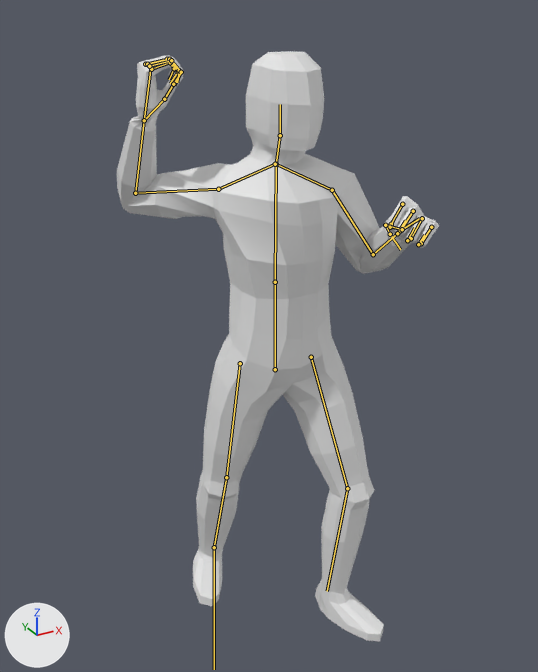
The glTF model assets/glb/humanoid/Humanoid.glb: old version first, new version second.
Before and after are seen from a 50 mm lens placed at (-0.985, -1.721, 1.858), pointed at (-0.017, 0.038, 0.978). Lighting does not change. The marker at lower left points along +X, +Y and +Z. The picture after the commit comes second. Both versions are drawn at frame 0 of the action 'SwingAttack'; the numbers are the values there. The bones that change, and the others that lie on the model, are drawn over the model as lines.

Names of what the first picture shows: 'Mang'.
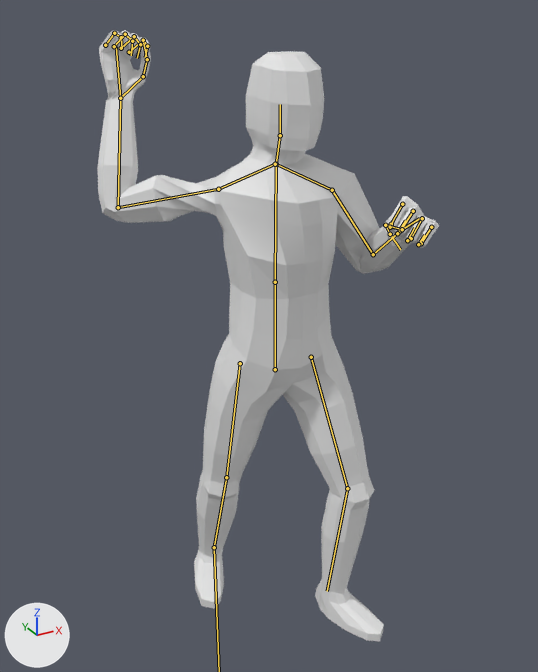
Where the change shows, as pixel boxes (x1, y1, x2, y2) in the pictures (538 x 672 px):
'Mang', posed (6% wider): before (117, 51, 439, 641); after (97, 30, 439, 641)
bone 'UpperArm.R', root to tip: before (218, 189) to (135, 193); after (218, 189) to (118, 207)
bone 'Forearm.R', root to tip: before (135, 193) to (144, 120); after (118, 207) to (120, 98)
bone 'Hand.R', root to tip: before (144, 120) to (151, 66); after (120, 98) to (116, 46)

What the commit changed:
Bone 'UpperArm.R' (bone_upperarm_r) turns from (-47, 54, -35) to (10, 107, 18) degrees about its own x, y and z.
Bone 'Forearm.R' (bone_forearm_r) turns from (123, 0, 0) to (99, 0, 0) degrees about its own x, y and z.
Bone 'Hand.R' (bone_hand_r) turns from (18, 121, -18) to (-10, 66, -9) degrees about its own x, y and z.
Bone 'Foot.R' (bone_foot_r) turns from (0, 0, 20) to (-2, 5, 16) degrees about its own x, y and z.
